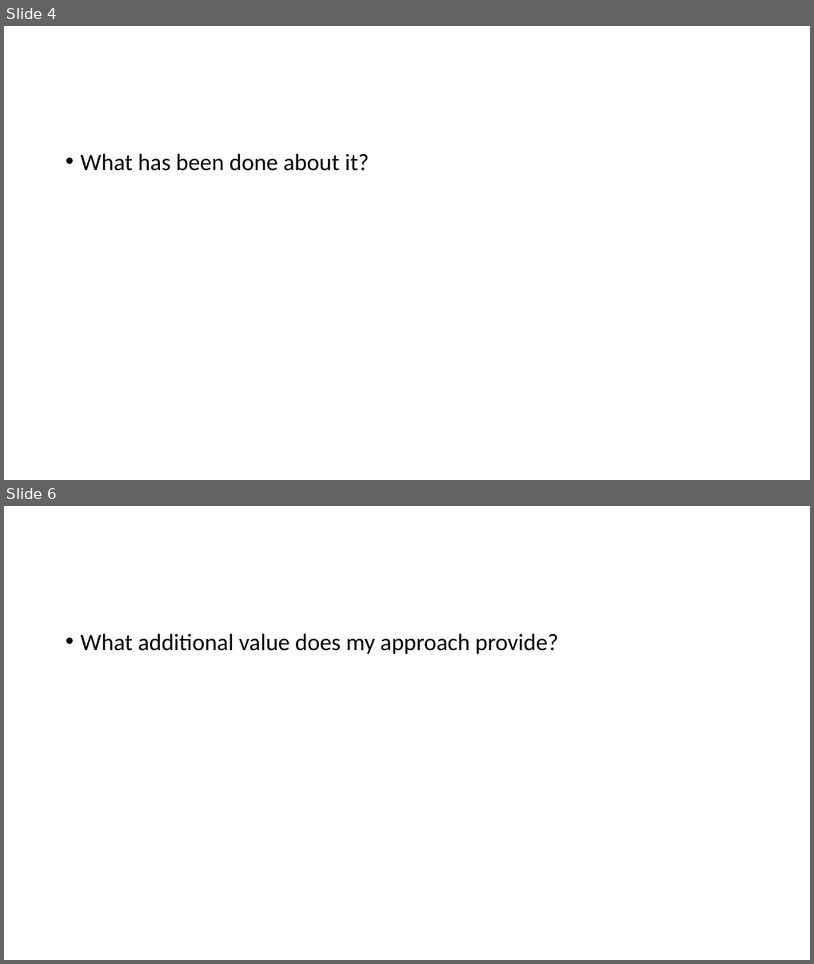
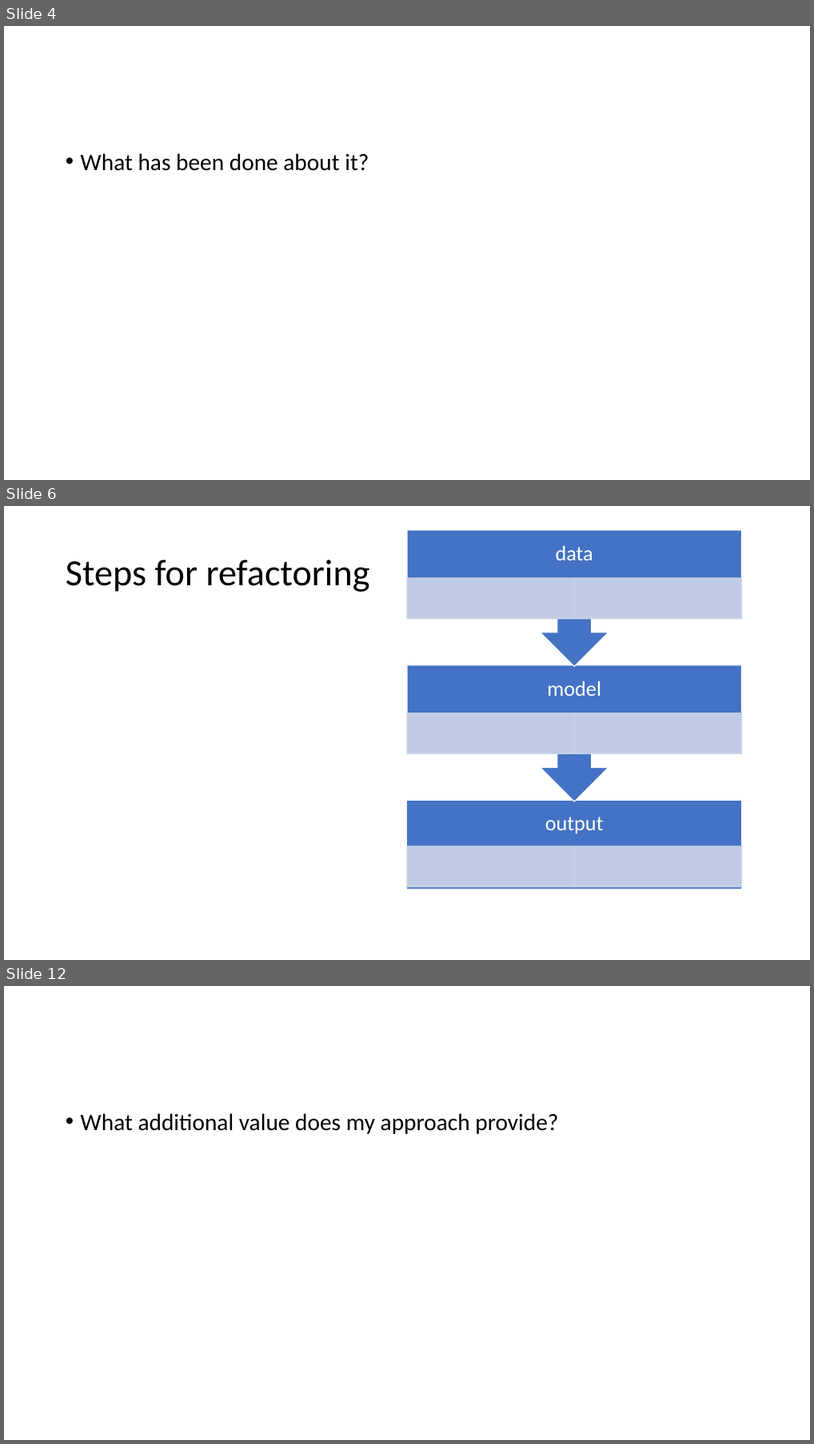
Before and after one commit to wx2123/WSDS-2026-OH, a slide deck: 2026 WSDS - Wujian Xue.pptx. Shown one above the other, each under a label of ours: slides 4 and 6 before the commit, slides 4, 6 and 12 after it; the slides between them are not shown. The pictures are 814x964 and 814x1444 pixels, drawn with LibreOffice and Linux fonts; fonts in the diff are those of the drawing. Boxes give left, top, right and bottom in pixels: in the first picture for what was removed or moved away, otherwise in the second. Text is boxed around its words. In the diff, an @@ line names an element or a change of style, - is before the commit and + after.

```diff
--- a/2026 WSDS - Wujian Xue.pptx
+++ b/2026 WSDS - Wujian Xue.pptx
@@ slide 6 added at [4,506,810,960], background #FFFFFF @@
@@ title added at [66,560,370,592], 44 pt, text #000000 @@
+Steps for refactoring
@@ group added at [407,530,742,888]: 7 rectangles, 3 texts, 2 up arrow callouts @@
+output
+model
+data
@@ what was slide 6 is now slide 12 @@
```
Also in this commit, not shown: 5 slides changed, 5 other slides added.
